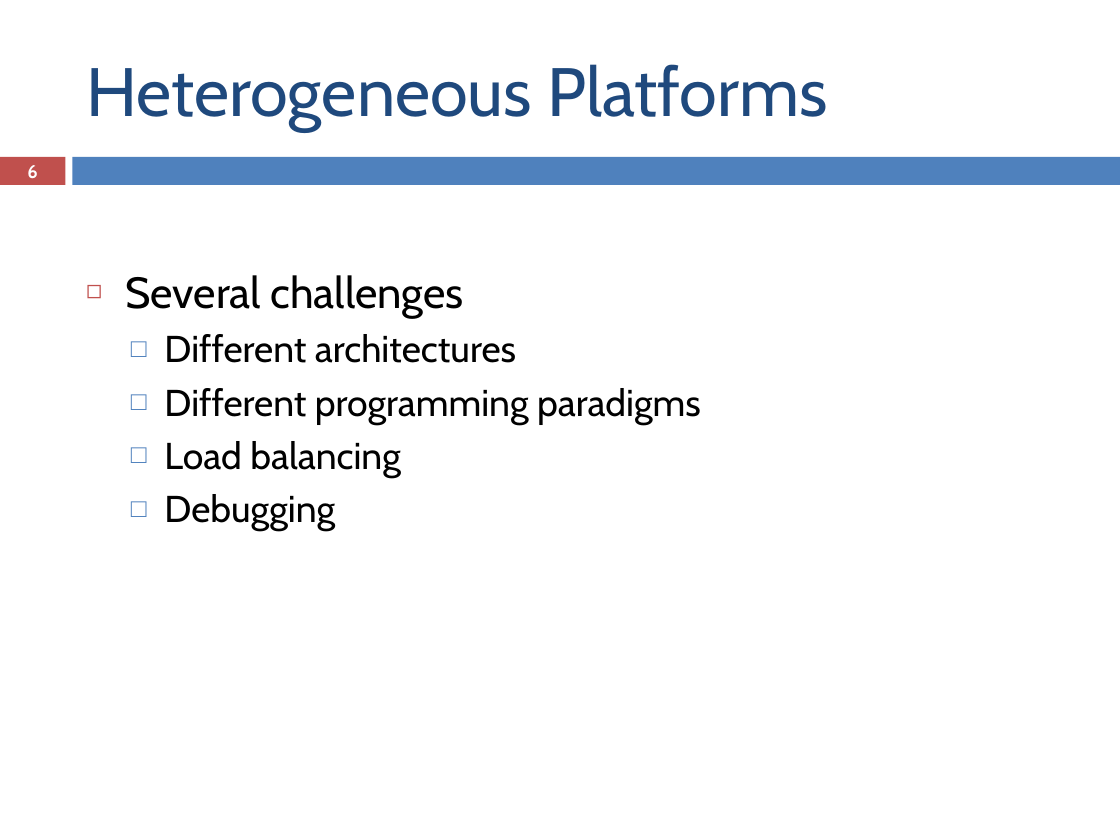
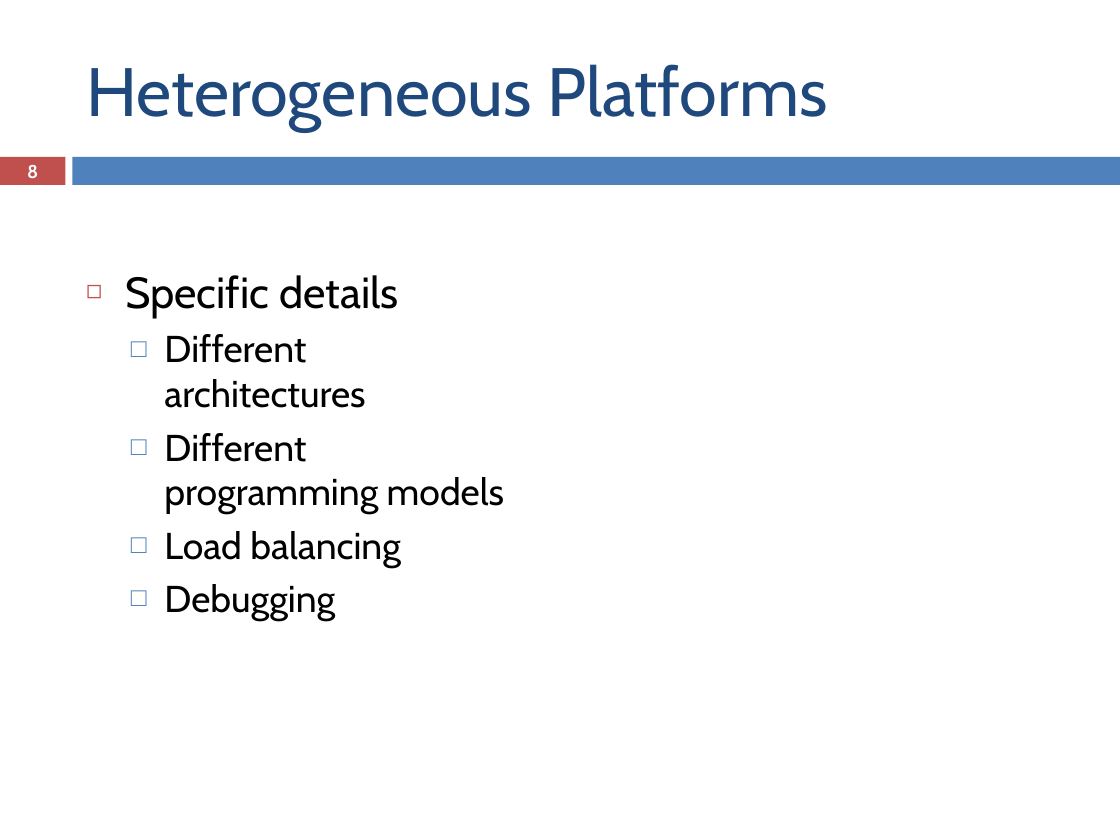
Before and after one commit to ampereira/mscthesis-liptool, a slide deck: slide 8 of doc/pre-thesis/presentation/pre-thesis_presentation.pptx (slide 6 before the commit). Drawn at 1120x840 pixels with LibreOffice and Linux fonts; fonts in the diff are those of the drawing. Boxes give left, top, right and bottom in pixels: in the first picture for what was removed or moved away, otherwise in the second. Text is boxed around its words. In the diff, an @@ line names an element or a change of style, - is before the commit and + after.

```diff
--- a/doc/pre-thesis/presentation/pre-thesis_presentation.pptx
+++ b/doc/pre-thesis/presentation/pre-thesis_presentation.pptx
@@ page number at (27, 165, 38, 178): text changed @@
-6
+8
@@ text at (125, 275, 399, 318): text changed @@
-◻ Several challenges
+◻ Specific details
@@ text at (164, 433, 504, 514): text changed @@
-  □ Different programming paradigms
+  □ Different programming models
```
Also in this commit, not shown: 8 other slides changed, 4 slides added, 2 slides removed, 7 other files.
